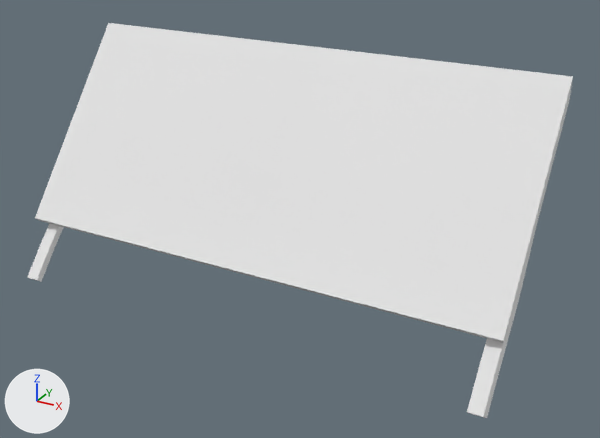
One commit to the FBX model csgo_addons/surf_castle/models/ramps/behind_four_tower/behind_four_tower.fbx: the scene before it, then after it.
Camera for both pictures: a 50 mm camera at (6.82, -12.71, 3.05) aimed at (0.58, -1.37, -2.62). The axes (+X, +Y, +Z) are drawn at lower left. The lights are the same throughout. Where no turn or scale is listed for an object, it has been applied to the vertices.

The older version as bpy lines, for what is in view:
```python
me_lev_ramp_008 = bpy.data.meshes.new('lev_ramp.008')
me_lev_ramp_008.from_pydata(...)  # 8 vertices, 6 faces; spans x -4.48..4.48, y -2.53..0.0, z -3.36..0.0
me_lev_ramp_008.materials.append(mat_wooden_plnaks)  # its picture is missing
me_lev_ramp_039 = bpy.data.meshes.new('lev_ramp.039')
me_lev_ramp_039.from_pydata(...)  # 64 vertices, 58 faces; spans x -2.58..6.25, y -3.18..0.13, z -4.44..-0.28
me_lev_ramp_039.materials.append(mat_wooden_plnaks)  # its picture is missing
ob_lev_ramp_007 = bpy.data.objects.new('lev_ramp.007', me_lev_ramp_008)
ob_lev_ramp_007.location = (0.0, 0.0, 0.0)
ob_lev_ramp_043 = bpy.data.objects.new('lev_ramp.043', me_lev_ramp_039)
ob_lev_ramp_043.location = (-1.77, 0.11, 0.17)
```
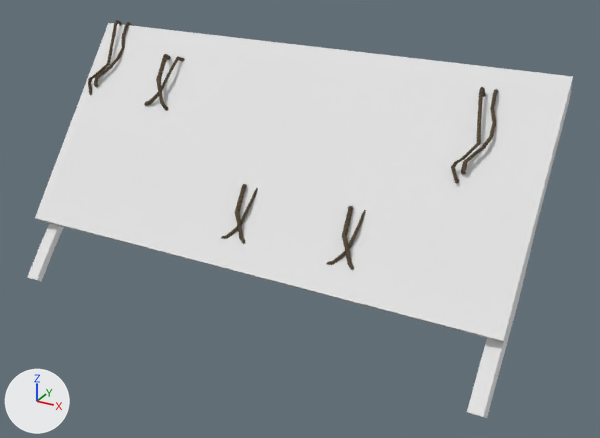
The change, as a diff of the scene's bpy script:
```diff
--- a/csgo_addons/surf_castle/models/ramps/behind_four_tower/behind_four_tower.fbx.py
+++ b/csgo_addons/surf_castle/models/ramps/behind_four_tower/behind_four_tower.fbx.py
@@ img_ulztacqs_2k_albedo_jpg @@
+img_ulztacqs_2k_albedo_jpg = load_image('ulztacqs_2K_Albedo.jpg', '../../../materials/rope/ulztacqs_2K_Albedo.jpg', 256, 2048, 'sRGB')
@@ img_ulztacqs_2k_roughness_jpg @@
+img_ulztacqs_2k_roughness_jpg = load_image('ulztacqs_2K_Roughness.jpg', '../../../materials/rope/ulztacqs_2K_Roughness.jpg', 256, 2048, 'Non-Color')
@@ mat_rope @@
+mat_rope = bpy.data.materials.new('Rope')
+# uses the picture img_ulztacqs_2k_albedo_jpg
+# uses the picture img_ulztacqs_2k_roughness_jpg
@@ me_cylinder_121 @@
+me_cylinder_121.from_pydata(...)  # 1106 vertices, 1104 faces; spans x -0.27..7.69, y -1.81..0.54, z -2.45..0.68
+me_cylinder_121.materials.append(mat_rope)
@@ ob_cylinder_021 @@
+ob_cylinder_021 = bpy.data.objects.new('Cylinder.021', me_cylinder_121)
+ob_cylinder_021.location = (-4.1, -0.44, -0.58)
```

Location of each change, (x1, y1, x2, y2) in pixels of the pictures (600 x 438 px):
'Cylinder.021', added: after (88, 20, 498, 270)
